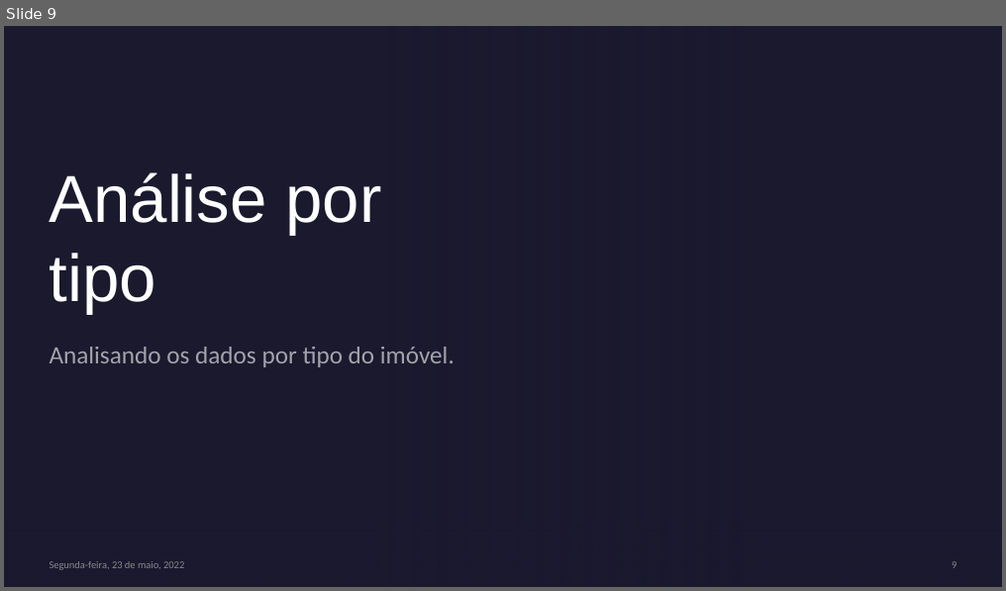
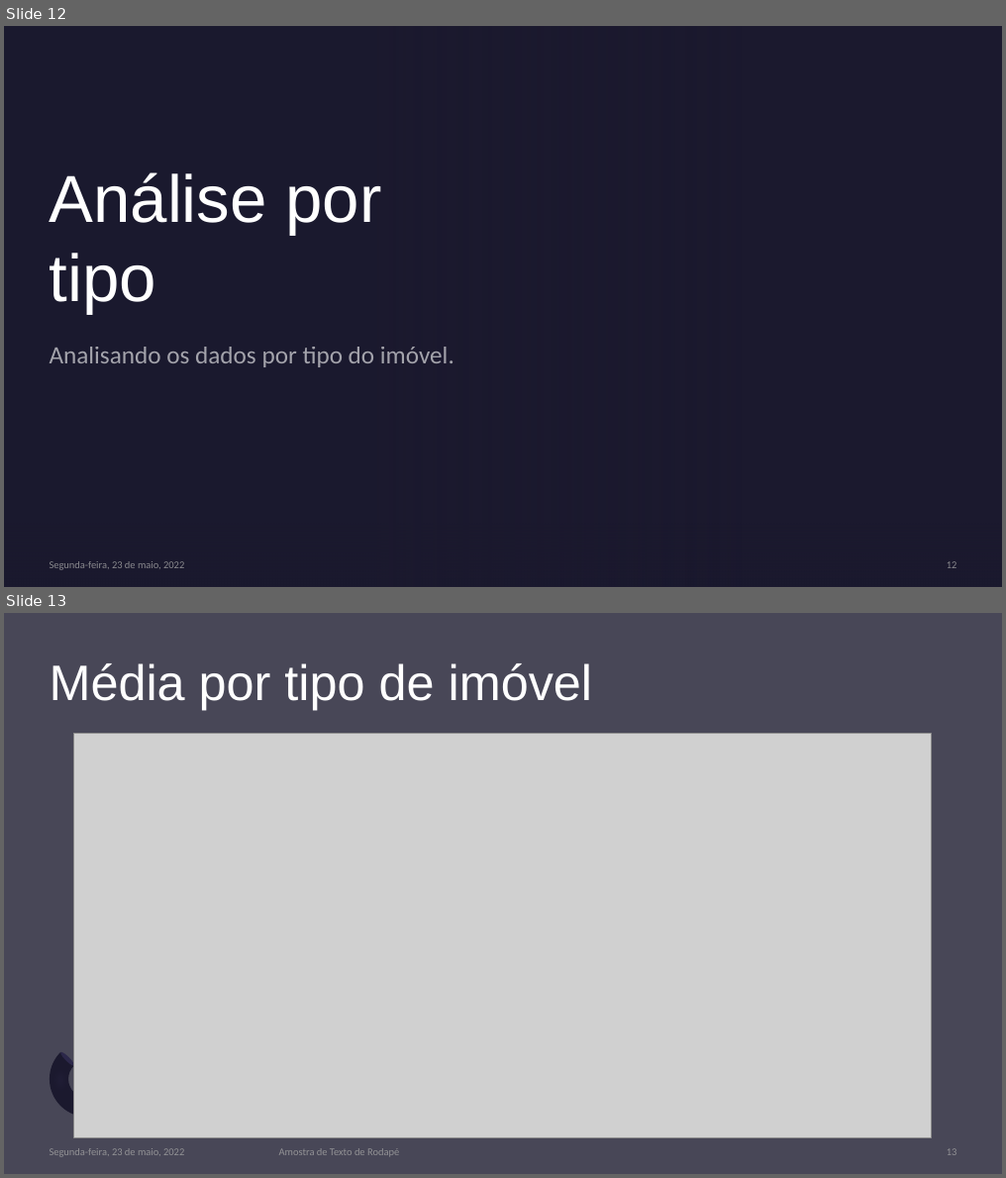
Before and after one commit to lidiambsouza/price_properties, a slide deck: Modelo Imobiliário.pptx. Shown one above the other, each under a label of ours: slide 9 before the commit, slides 12 and 13 after it. The pictures are 1006x591 and 1006x1178 pixels, drawn with LibreOffice and Linux fonts; fonts in the diff are those of the drawing; grey boxes stand for pictures; background and template pictures are left out. Boxes give left, top, right and bottom in pixels: in the first picture for what was removed or moved away, otherwise in the second. Text is boxed around its words. In the diff, an @@ line names an element or a change of style, - is before the commit and + after.

Commit message:
dados por tipo

```diff
--- a/Modelo Imobiliário.pptx
+++ b/Modelo Imobiliário.pptx
@@ slide 13 added at bbox=[4, 613, 1002, 1174], background #1B192E at 80% opacity @@
@@ title added at bbox=[50, 663, 593, 710], 48 pt, text #FFFFFF @@
+Média por tipo de imóvel
@@ picture added at bbox=[73, 734, 932, 1138] @@
@@ freeform shape added at bbox=[34, 1053, 114, 1134], fill #1B192E @@
@@ freeform shape added at bbox=[34, 1049, 118, 1133], fill #7771B2 at 20% opacity @@
@@ ellipse added at bbox=[59, 1051, 76, 1067], fill #2C284A @@
@@ text added at bbox=[50, 1149, 184, 1157], 10 pt, text #A6A6A6 at 80% opacity @@
+Segunda-feira, 23 de maio, 2022
@@ text added at bbox=[279, 1149, 399, 1157], 10 pt, text #A6A6A6 at 80% opacity @@
+Amostra de Texto de Rodapé
@@ page number added at bbox=[946, 1149, 957, 1156], 10 pt, text #A6A6A6 at 80% opacity @@
+13
@@ what was slide 9 is now slide 12 @@
@@ page number at bbox=[946, 562, 957, 569]: text changed @@
-9
+12
```
Also in this commit, not shown: 4 slides changed, 4 other slides added, 4 slides removed.
